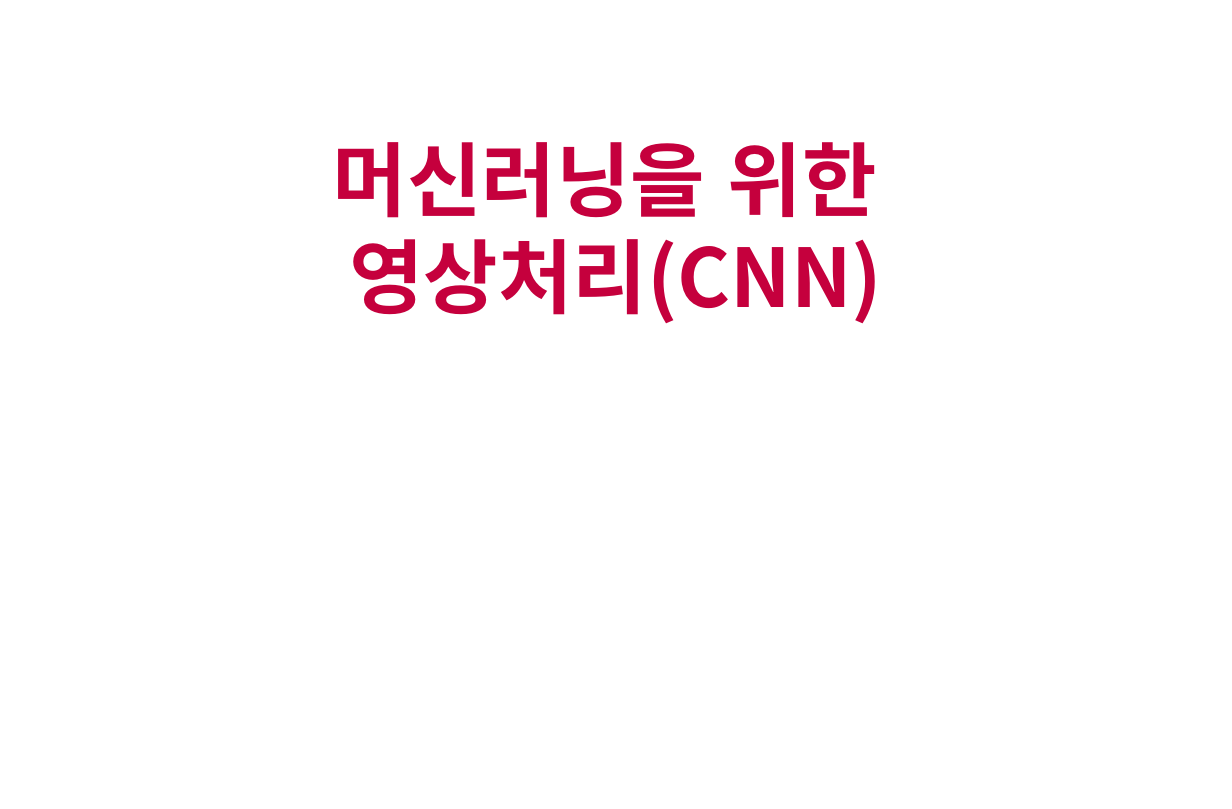
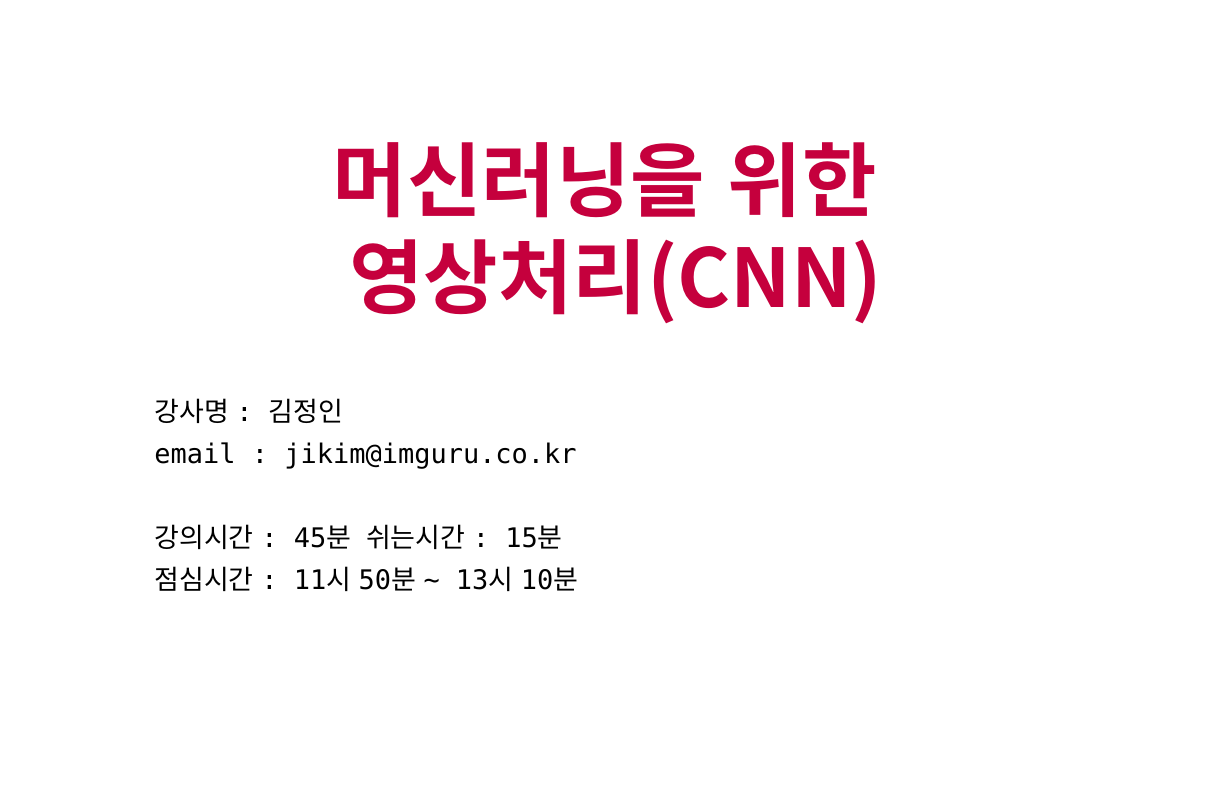
Before and after one commit to imguru-mooc/AI_CNN, a slide deck: slide 1 of 교재_판서_1.pptx. Drawn at 1232x809 pixels with LibreOffice and Linux fonts; fonts in the diff are those of the drawing. Boxes give left, top, right and bottom in pixels: in the first picture for what was removed or moved away, otherwise in the second. Text is boxed around its words. In the diff, an @@ line names an element or a change of style, - is before the commit and + after.

```diff
--- a/교재_판서_1.pptx
+++ b/교재_판서_1.pptx
@@ text added at <box>154,398,578,591</box>, 18 pt, text #000000 @@
+강사명 : 김정인
+email : jikim@imguru.co.kr
+강의시간 : 45분 쉬는시간 : 15분
+점심시간 : 11시 50분 ~ 13시 10분
```
Also in this commit, not shown: 24 other slides changed, 2 slides added.
